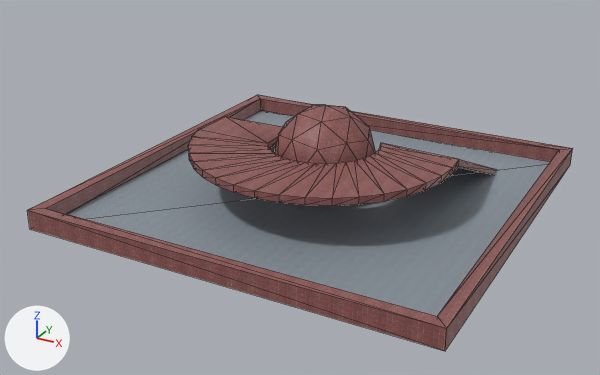
Before and after pictures for a commit that changed the FBX model demos/bullet/bowl.fbx.
Both versions are drawn from a 50 mm camera at (0.413, -0.808, 0.405) aimed at (-0.013, -0.034, 0.018). Every picture has the same lights, and +X, +Y and +Z are marked at lower left. Mesh edges are drawn as thin lines. Where no turn or scale is listed for an object, it has been applied to the vertices. Vertices at the same position are counted once.

The scene before the commit, as lines of its bpy script (objects in view):
```python
me_cube_002 = bpy.data.meshes.new('Cube.002')
me_cube_002.from_pydata(...)  # 150 vertices, 288 faces; spans x -0.237..0.237, y -0.237..0.237, z -0.018..0.11
# faces by material slot: [286, 2]
me_cube_002.materials.append(mat_material_002)  # picture img_rdlaz01_bmp
me_cube_002.materials.append(mat_material_003)  # picture img_5stre02_jpg
ob_cube = bpy.data.objects.new('Cube', me_cube_002)
ob_cube.location = (0.0, 0.0, 0.0)
```
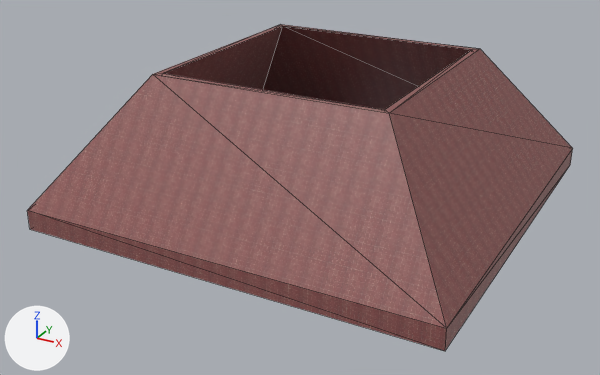
What differs and where, as boxes [x1, y1, x2, y2] in the pictures (600 x 375 px):
'Cube', reshaped (28% taller): before [27, 95, 573, 351]; after [27, 24, 573, 351]
part 1 of me_cube_002, built on: before [28, 95, 573, 328]; after [28, 24, 573, 328]

The change, as a list of edits to the scene's bpy script:
```text
Change me_cube_002:
    used by ob_cube; location = (0.0, 0.0, 0.0)
    remove me_cube_002.from_pydata(...)  # 150 vertices, 288 faces; spans x -0.237..0.237, y -0.237..0.237, z -0.018..0.11
    add me_cube_002.from_pydata(...)  # 158 vertices, 304 faces; spans x -0.237..0.237, y -0.237..0.237, z -0.018..0.161
    me_cube_002 part 1
    8 faces are deleted
    8 vertices are added at x -0.135..0.135, y -0.135..0.135, z 0.161
    24 new faces join them, mat_material_002 (picture img_rdlaz01_bmp)
```
